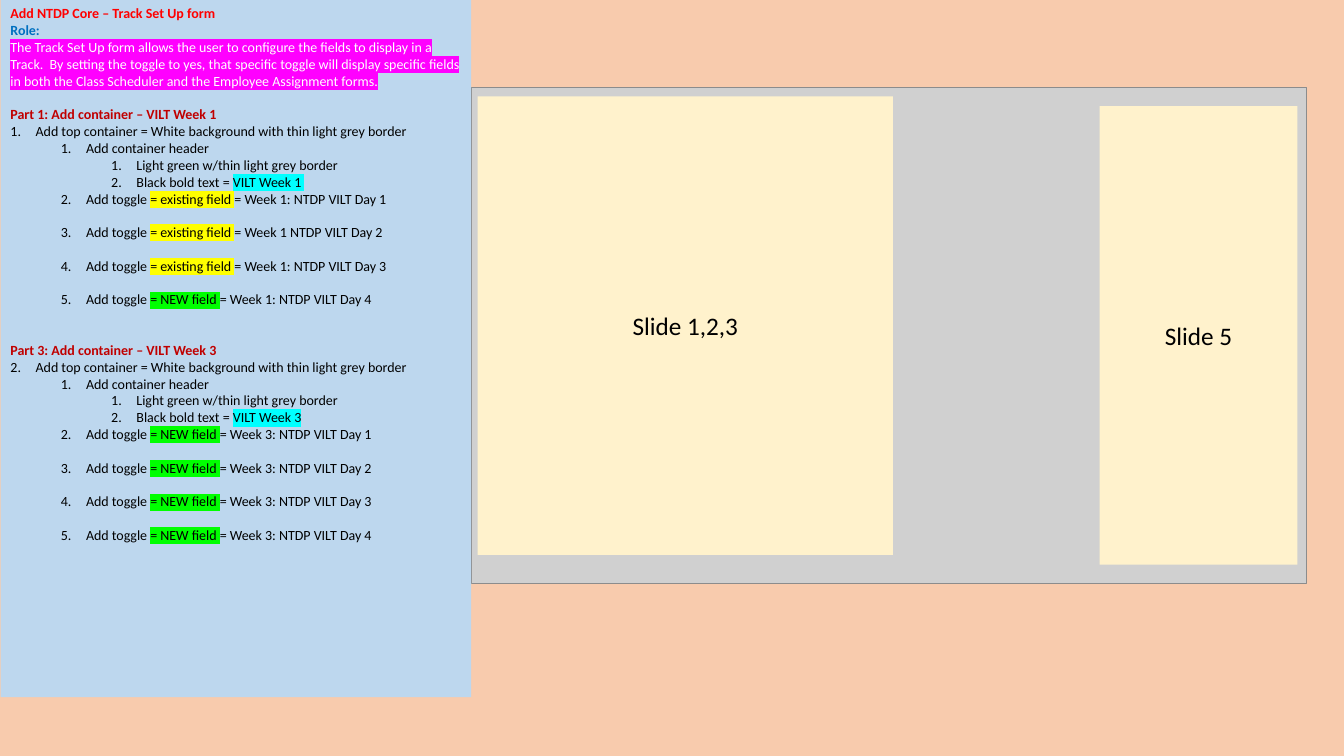
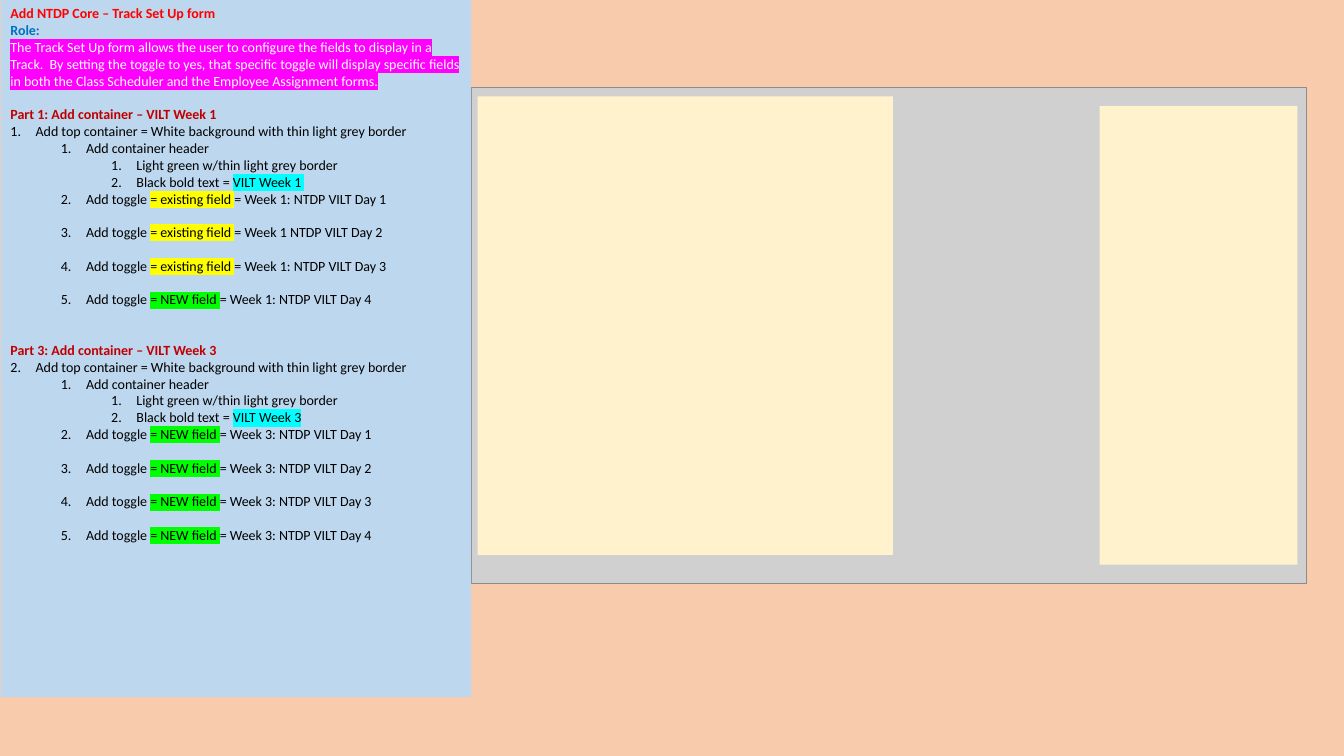
Before and after one commit to jeff-boroch/TestAi, a slide deck: slide 7 of Stories/046_1.1.0_Move Current NTDP - Build NTDP Track Set Up - Form - BBB.pptx. Drawn at 1344x756 pixels with LibreOffice and Linux fonts; fonts in the diff are those of the drawing; grey boxes stand for pictures. Boxes give left, top, right and bottom in pixels: in the first picture for what was removed or moved away, otherwise in the second. Text is boxed around its words. In the diff, an @@ line names an element or a change of style, - is before the commit and + after.

```diff
--- a/Stories/046_1.1.0_Move Current NTDP - Build NTDP Track Set Up - Form - BBB.pptx
+++ b/Stories/046_1.1.0_Move Current NTDP - Build NTDP Track Set Up - Form - BBB.pptx
@@ text in rectangle at (633,317,738,338): text removed @@
-Slide 1,2,3
@@ text in rectangle at (1165,327,1232,345): text removed @@
-Slide 5
```
Also in this commit, not shown: 3 other slides changed.
